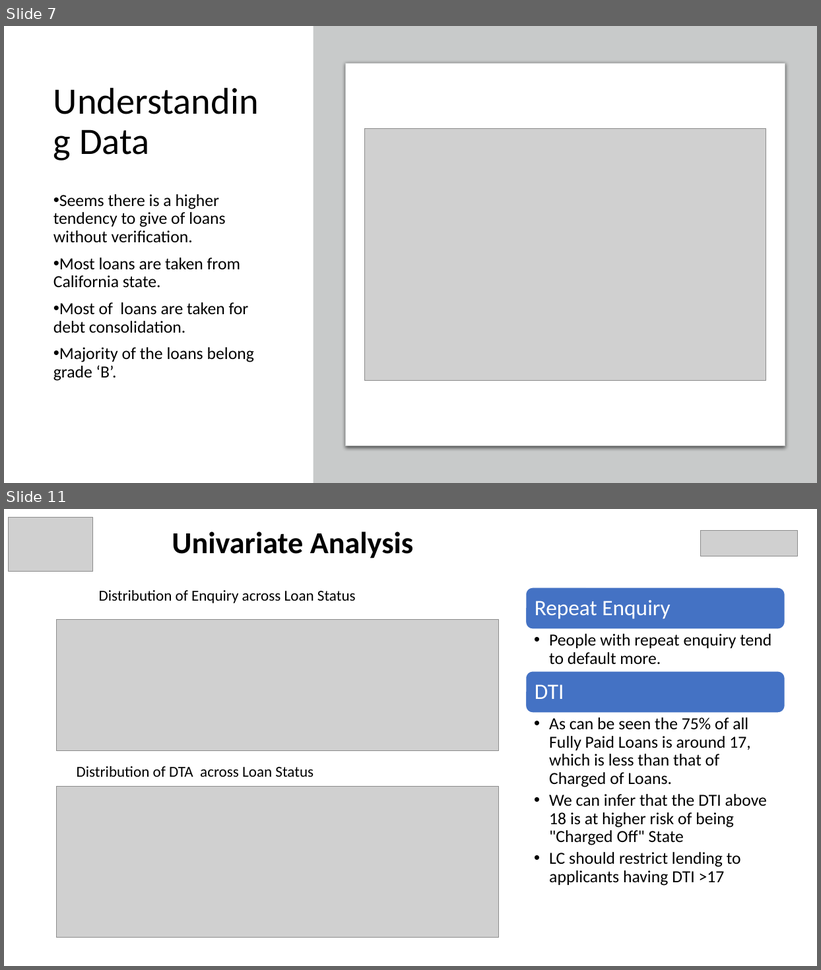
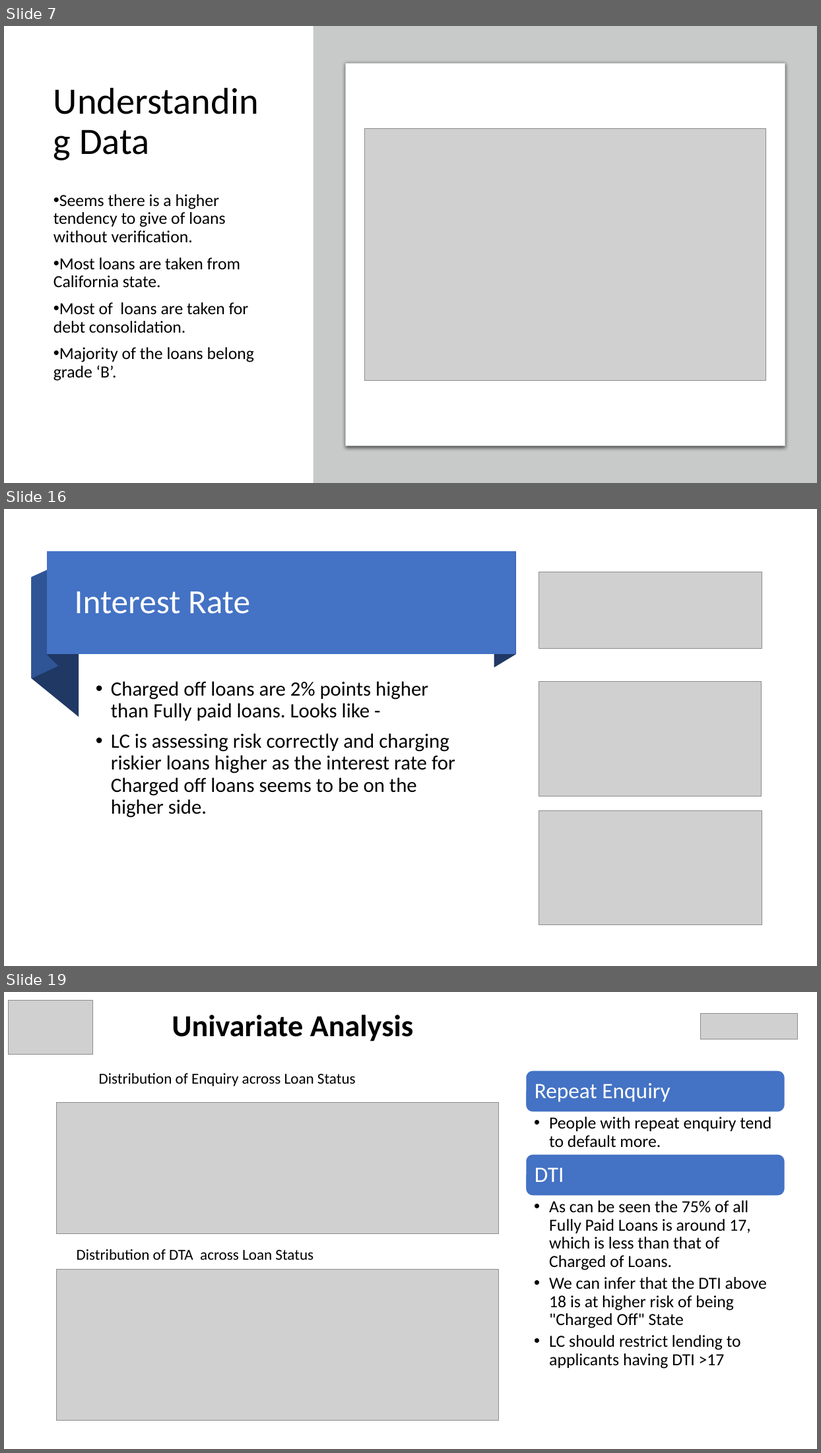
Before and after one commit to rramchan12/Lending-Club-EDA-CaseStudy, a slide deck: LendingClubCaseStudy.pptx. Shown one above the other, each under a label of ours: slides 7 and 11 before the commit, slides 7, 16 and 19 after it; the slides between them are not shown. The pictures are 821x970 and 821x1453 pixels, drawn with LibreOffice and Linux fonts; fonts in the diff are those of the drawing; grey boxes stand for pictures; background and template pictures are left out. Boxes give left, top, right and bottom in pixels: in the first picture for what was removed or moved away, otherwise in the second. Text is boxed around its words. In the diff, an @@ line names an element or a change of style, - is before the commit and + after.

```diff
--- a/LendingClubCaseStudy.pptx
+++ b/LendingClubCaseStudy.pptx
@@ slide 16 added at (x1=4, y1=509, x2=817, y2=966), background #FFFFFF @@
@@ freeform shape added at (x1=32, y1=565, x2=58, y2=679), fill #2F5597 @@
@@ rectangle added at (x1=47, y1=552, x2=516, y2=655), fill #4472C4 @@
@@ freeform shape added at (x1=48, y1=552, x2=58, y2=666), fill #203864 @@
@@ freeform shape added at (x1=494, y1=552, x2=516, y2=668), fill #203864 @@
@@ freeform shape added at (x1=32, y1=578, x2=79, y2=717), fill #203864 @@
@@ picture added at (x1=539, y1=572, x2=763, y2=649) @@
@@ title added at (x1=75, y1=591, x2=250, y2=614), 40 pt, text #FEFFFF @@
+Interest Rate
@@ text added at (x1=111, y1=681, x2=455, y2=818), 24 pt, text #000000 @@
+• Charged off loans are 2% points higher than Fully paid loans. Looks like -
+• LC is assessing risk correctly and charging riskier loans higher as the interest rate for Charged off loans seems to be on the higher side.
@@ picture added at (x1=539, y1=682, x2=762, y2=796) @@
@@ picture added at (x1=539, y1=811, x2=762, y2=925) @@
@@ what was slide 11 is now slide 19 @@
```
Also in this commit, not shown: 5 slides changed, 7 other slides added, 1 other file.
